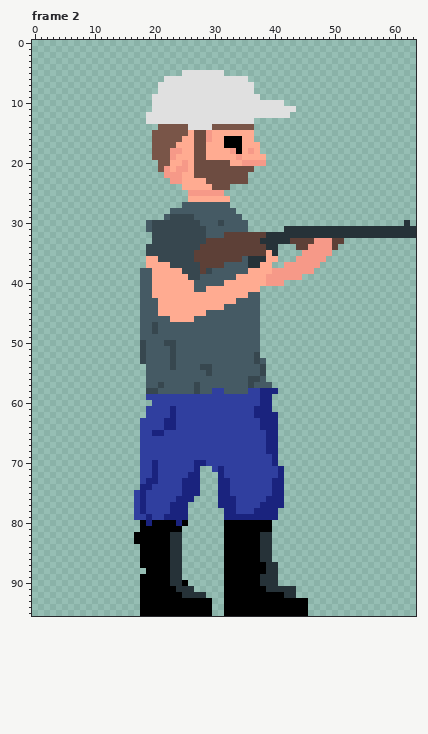
One commit to this pixel-art file: imgs/PlayerShoot.ase. The picture above is the old version.
64x96 pixels, 4 frames. Shown: frame 2. The commit also changed other frames, which this record leaves out.
The result:
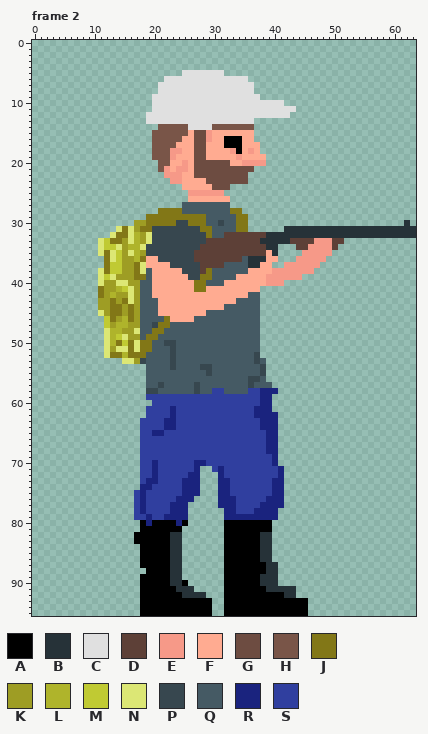
Palette (. is transparent): A #000000  B #263238  C #e0e0e0  D #5d4037  E #f69988  F #ffab91  G #6d4c41  H #795548  J #827717  K #9e9d24  L #afb42b  M #c0ca33  N #dce775  P #37474f  Q #455a64  R #1a237e  S #303f9f
The edit:
layer "Backpack" added
Frame 2, layer "Backpack":
There is now colour J in row 28 at x 21 to 22 and 34; in row 29 at x 19 to 21 and 35; in row 31 at x 15 and 18; in row 32 at x 14 to 15; in row 33 at x 13 to 14; in row 35 at x 12.
There is now colour J in row 36 at x 12 and 18; in rows 37 to 38 at x 12 and 17; in row 39 at x 17; in rows 41 to 42 at x 11; in row 43 at x 13 and 15; in rows 44 to 45 at x 13 to 14 and 16.
There is now colour J in row 46 at x 13 and 16; in row 50 at x 14 and 16; in row 51 at x 16; in row 52 at x 13 to 14 and 16 to 17.
The edit turns colour P into colour J in row 29 at x 23 to 26; in row 30 at x 20 to 23 and 26 to 27; in row 31 at x 28; in row 38 at x 29; in row 48 at x 20; in rows 50 to 52 at x 18.
The edit turns colour Q into colour J in row 28 at x 23 to 24 and 33; in row 29 at x 22, 27 to 28 and 34; in row 30 at x 19, 28 and 34 to 35; in row 31 at x 19, 29 and 34 to 35; in row 32 at x 29; in row 39 at x 18 and 28 to 29.
The edit turns colour Q into colour J in rows 40 to 41 at x 27 to 28; in row 46 at x 22; in row 47 at x 21 to 22; in row 48 at x 21; in row 49 at x 19 to 20; in rows 50 to 51 at x 19.
There is now colour K in row 30 at x 17 to 18; in row 31 at x 17; in row 32 at x 18; in row 33 at x 15 and 18; in row 34 at x 15; in row 35 at x 15 and 18.
There is now colour K in rows 36 to 38 at x 15 to 16; in row 39 at x 14 to 16; in row 40 at x 12 to 13 and 16 to 17; in row 41 at x 12 to 13 and 17; in row 42 at x 12, 14 to 15 and 17; in row 43 at x 11 to 12, 14 and 17.
There is now colour K in row 44 at x 11 to 12, 15 and 17; in row 45 at x 12, 15 and 17; in row 46 at x 14 and 17; in row 47 at x 13 and 16 to 17; in row 48 at x 15 to 16; in row 49 at x 16 to 17.
There is now colour K in row 51 at x 13; in row 53 at x 17.
There is now colour L in rows 32 to 33 at x 17; in row 34 at x 16 to 17; in rows 35 to 36 at x 17; in row 41 at x 14; in row 42 at x 13; in row 46 at x 15.
There is now colour L in row 47 at x 14 to 15; in row 48 at x 13 to 14; in rows 49 to 50 at x 13; in row 52 at x 15.
There is now colour M in row 33 at x 12; in row 34 at x 12 to 13; in rows 35 to 36 at x 14; in rows 37 to 38 at x 13 to 14; in row 39 at x 12; in row 41 at x 15.
There is now colour M in rows 46 to 47 at x 12; in row 49 at x 14; in row 50 at x 15.
There is now colour N in row 31 at x 14 and 16; in row 32 at x 13, 16 and 19; in row 33 at x 11, 16 and 19; in row 34 at x 11, 14 and 18; in row 35 at x 11, 13 and 16; in row 36 at x 13.
There is now colour N in row 37 at x 18; in row 38 at x 11; in row 39 at x 11 and 13; in row 40 at x 11 and 14 to 15; in rows 41 to 43 at x 16; in row 45 at x 11.
There is now colour N in row 48 at x 12 and 17; in row 49 at x 12 and 15; in row 50 at x 12 and 17; in row 51 at x 12, 14 to 15 and 17; in row 52 at x 12; in row 53 at x 15 to 16.
The edit turns colour Q into colour N in row 38 at x 18.
Pixel boxes of the changes (left, top, right, bottom) in both pictures:
changed: (98, 208, 212, 364)
changed: (230, 208, 248, 232)
